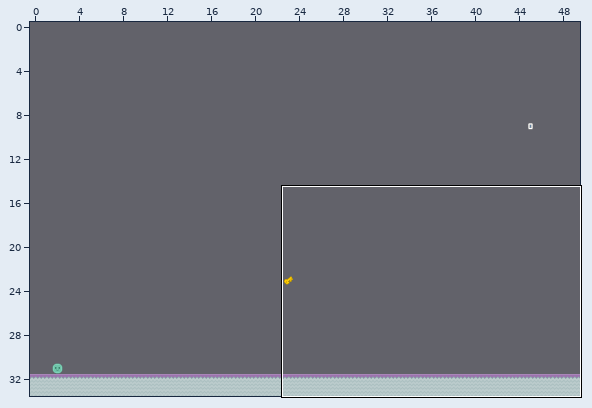
An edit to a level. Tiled map, assets/levels/level3.tmx. Above, an overview of the earlier version with the close-up marked.
Close-up. Old version:
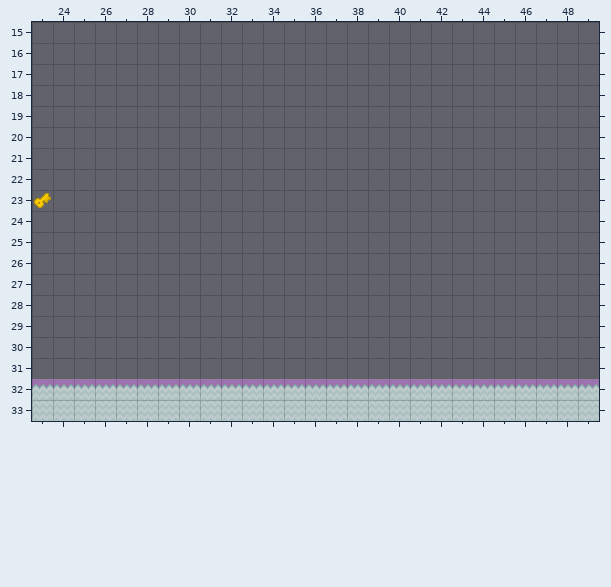
Cells are 21x21 px. Shown: x 23..49, y 15..33. The commit also changed other parts of the map, which this record leaves out.
The same view after the edit:
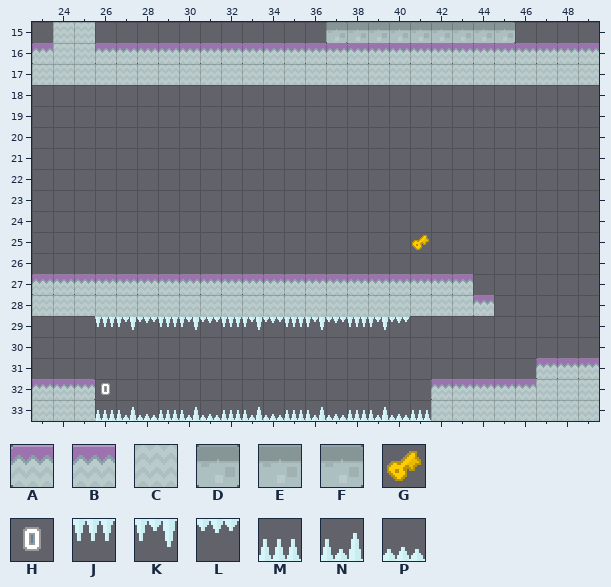
Key: from "Tileset": A 182, B 183, C 212, D 301, E 303, F 304, G 403, H 434, J 570, K 571, L 572, M 573, N 574, P 575.
_ is an empty cell, . an unchanged one.
Objects are placed by their top-left corner, in cells (3,4 is the top-left corner of cell 3,4); size is 1x1 cell unless given.
Tiles of an added or newly shown layer are drawn over the layers below it.
The exact change:
--- layer "FakeTiles" (added)
@@ x 24..25 @@
-15 __
+15 CC
--- layer "Platforms"
@@ x 23..49 @@
-15 .............._________....
-16 ___________________________
-17 ___________________________
+15 ..............DEEEEEEEF....
+16 ACCAAAAAAAAAAAAAAAAAAAAAAAA
+17 CCCCCCCCCCCCCCCCCCCCCCCCCCC
@@ x 23..44 @@
-27 _____________________.
-28 ______________________
-29 ..._______________....
+27 AAAAAAAAAAAAAAAAAAAAA.
+28 CCCCCCCCCCCCCCCCCCCCCA
+29 ...JKLJKLJKLJKLJKL....
@@ x 26..49 @@
-31 .....................___
-32 BBBBBBBBBBBBBBBB.....BBB
-33 CCCCCCCCCCCCCCCC........
+31 .....................AAA
+32 ________________.....CCC
+33 MNPMNPMNPMNPMNPM........
--- layer "Keys"
-G "Key" at 23,23
+G "Key" at 41,25
--- layer "Platforms #2"
-(outside this view)
+H "1" at 26,32
Pixel boxes of the changes (left, top, right, bottom) in both close-ups:
added: (32, 22, 599, 85)
old place: (34, 193, 51, 208)
new place: (412, 235, 429, 250)
added: (32, 274, 494, 330)
changed: (536, 358, 599, 389)
changed: (95, 379, 431, 421)
